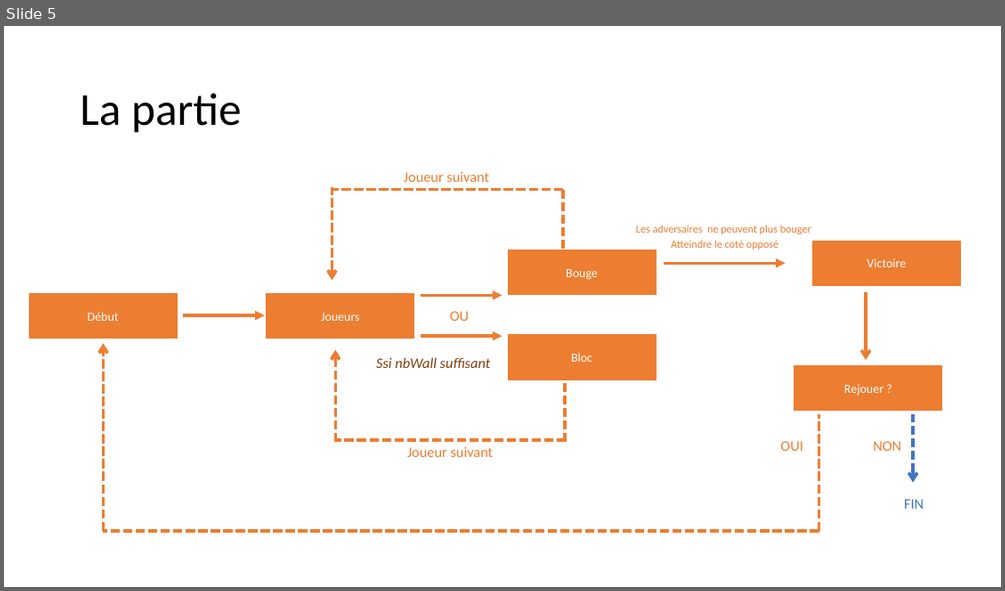
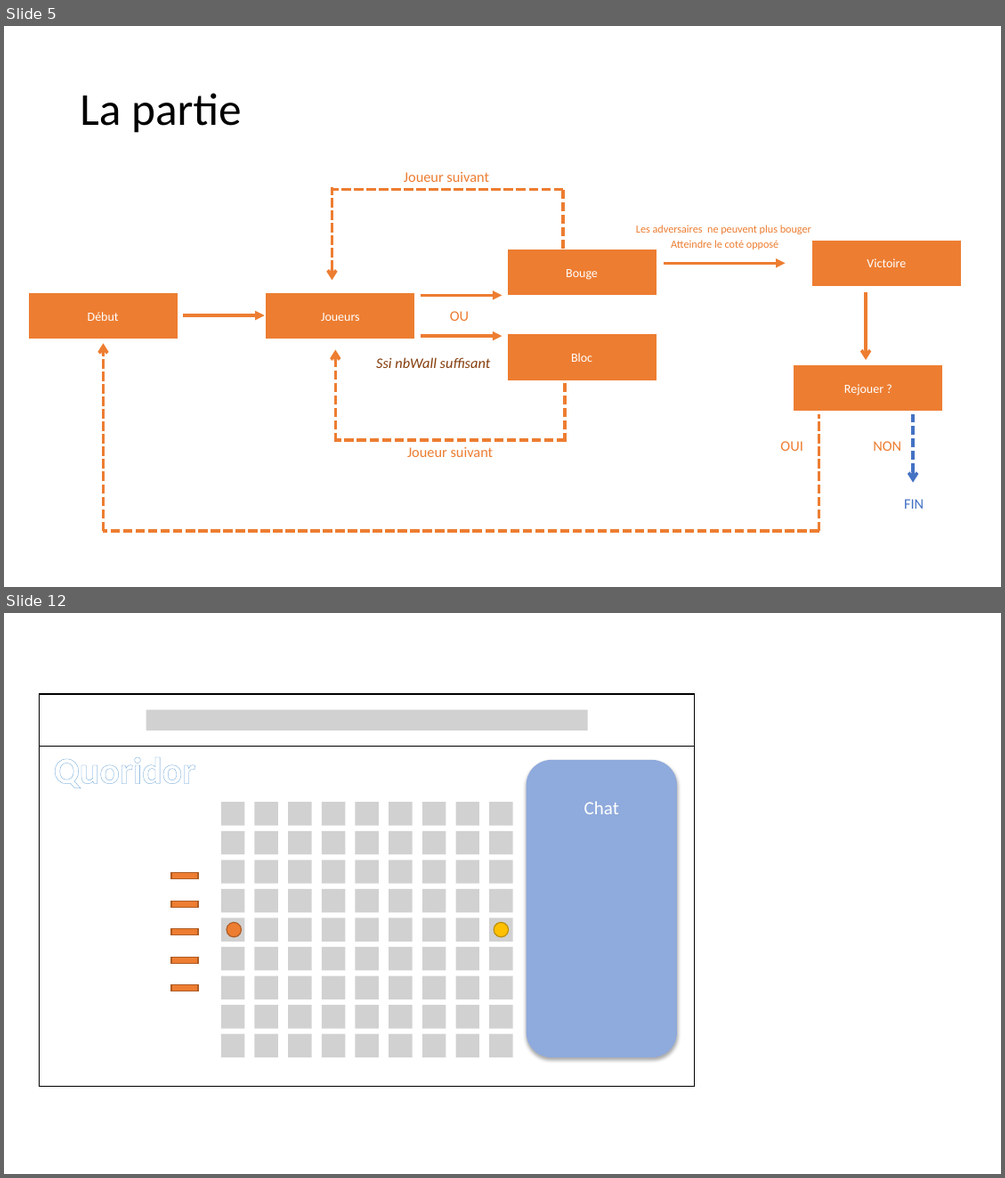
Before and after one commit to Mat-gif/TER_Gsociety, a slide deck: Rapport/Reflexion/Processus.pptx. Shown one above the other, each under a label of ours: slide 5 before the commit, slides 5 and 12 after it; the slides between them are not shown. The pictures are 1005x591 and 1005x1178 pixels, drawn with LibreOffice and Linux fonts; fonts in the diff are those of the drawing. Boxes give left, top, right and bottom in pixels: in the first picture for what was removed or moved away, otherwise in the second. Text is boxed around its words. In the diff, an @@ line names an element or a change of style, - is before the commit and + after.

```diff
--- a/Rapport/Reflexion/Processus.pptx
+++ b/Rapport/Reflexion/Processus.pptx
@@ slide 12 added at [4, 613, 1001, 1174], background #FFFFFF @@
@@ group added at [39, 694, 695, 1086]: 2 rectangles, 1 text, 1 line @@
+Quoridor
@@ rounded rectangle added at [526, 760, 677, 1057], fill #8FAADC, 18 pt, text #FFFFFF @@
+Chat
@@ ellipse added at [226, 923, 242, 938], fill #ED7D31, outline #AF5C24 1 pt @@
@@ ellipse added at [494, 923, 509, 938], fill #FFC000, outline #BD8E00 1 pt @@
@@ group added at [166, 863, 202, 1001]: 5 math minuses @@
@@ group added at [221, 803, 512, 1057]: 81 rectangles @@
```
Also in this commit, not shown: 6 other slides added, 1 other file.
